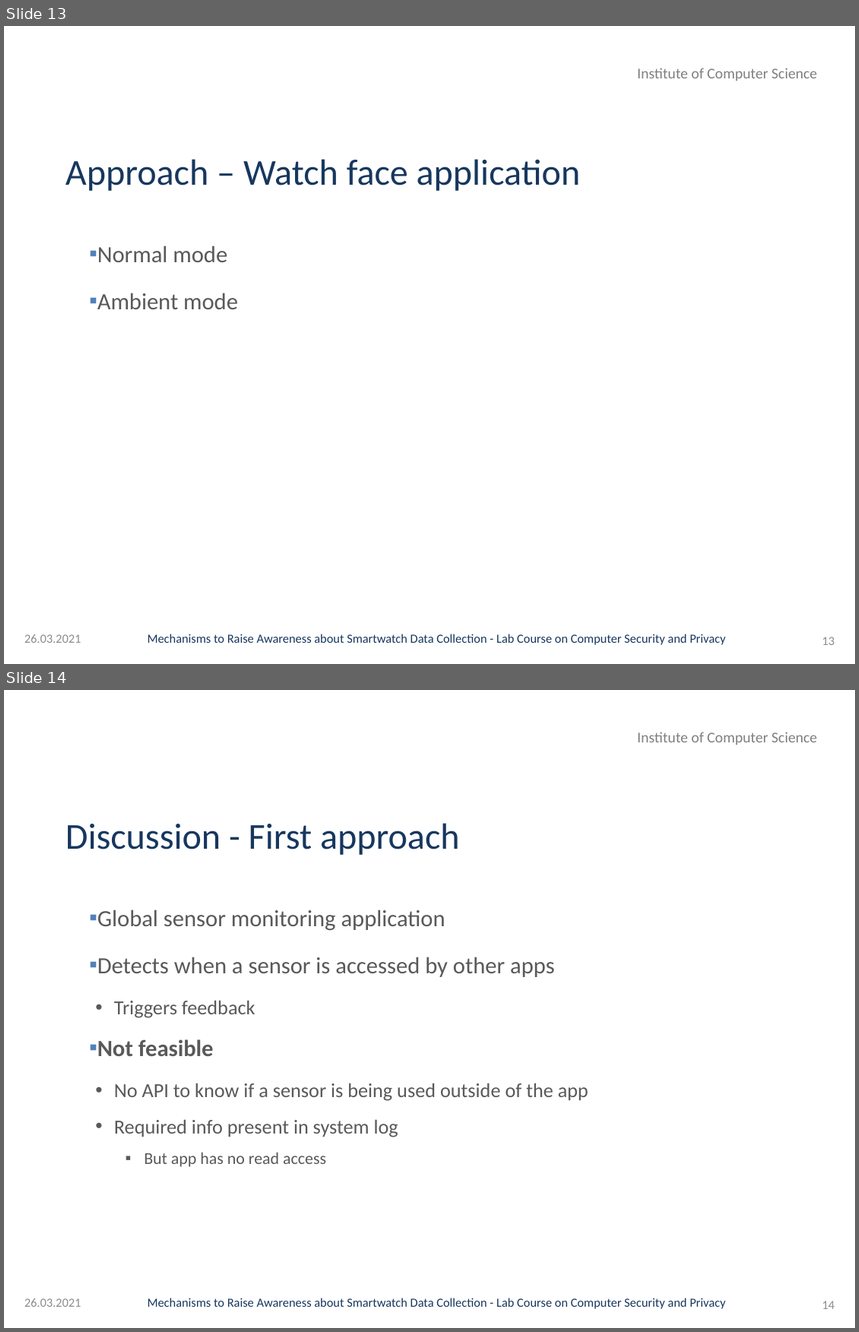
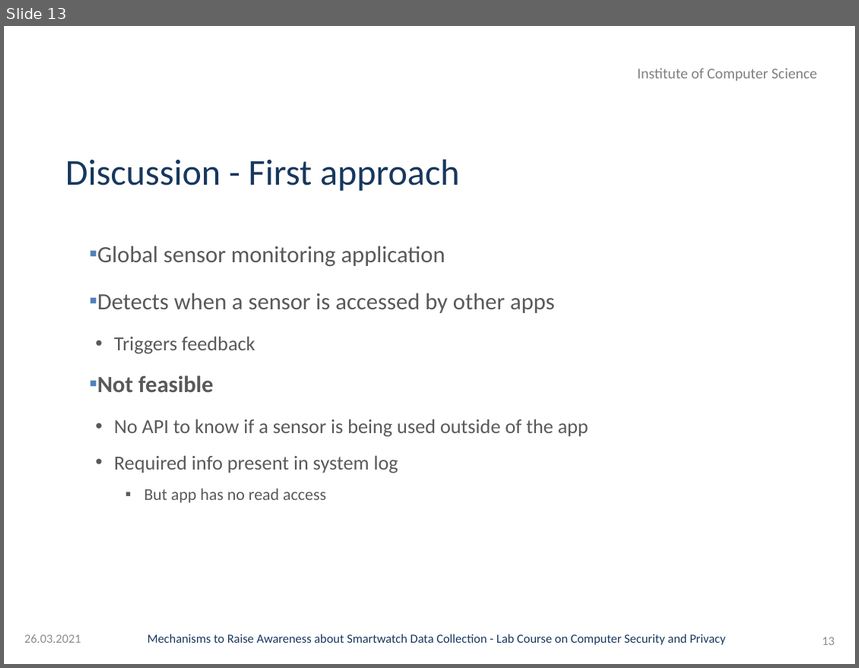
Before and after one commit to GAUG-Contributions/Practical_Course_Computer_Security_and_Privacy, a slide deck: Presentation/Presentation.pptx. Shown one above the other, each under a label of ours: slides 13 and 14 before the commit, slide 13 after it. The pictures are 859x1332 and 859x668 pixels, drawn with LibreOffice and Linux fonts; fonts in the diff are those of the drawing; background and template pictures are left out. Boxes give left, top, right and bottom in pixels: in the first picture for what was removed or moved away, otherwise in the second. Text is boxed around its words. In the diff, an @@ line names an element or a change of style, - is before the commit and + after.

```diff
--- a/Presentation/Presentation.pptx
+++ b/Presentation/Presentation.pptx
@@ slide 13 removed at (x1=4, y1=26, x2=855, y2=664), background picture (left out); not listed: 2 template elements that a slide beside it also shows @@
@@ title removed at (x1=66, y1=159, x2=581, y2=191) @@
-Approach – Watch face application
@@ text removed at (x1=97, y1=246, x2=238, y2=309) @@
-▪ Normal mode
-▪ Ambient mode
@@ text removed at (x1=25, y1=635, x2=82, y2=643) @@
-26.03.2021
@@ page number removed at (x1=823, y1=637, x2=835, y2=645) @@
-13
@@ what was slide 14 is now slide 13 @@
@@ page number at (x1=823, y1=637, x2=835, y2=645): text changed @@
-14
+13
```
Also in this commit, not shown: 8 slides changed, 1 slide added, 1 other slide removed.
